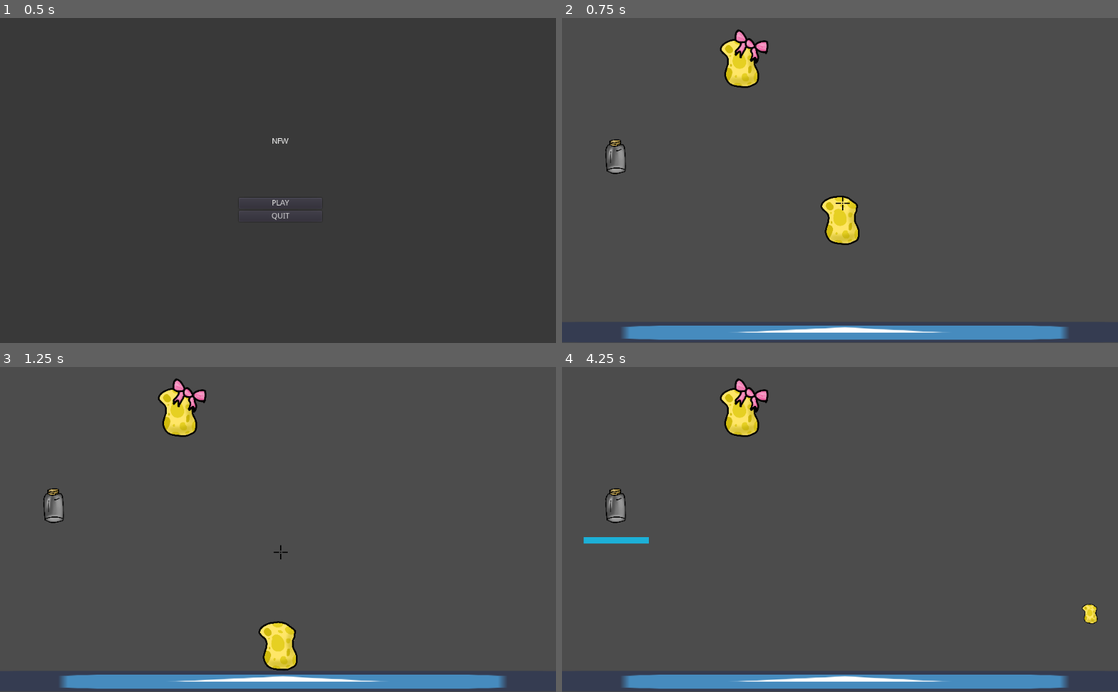
Above: before the commit, frames 1-4 (two rows, left to right).
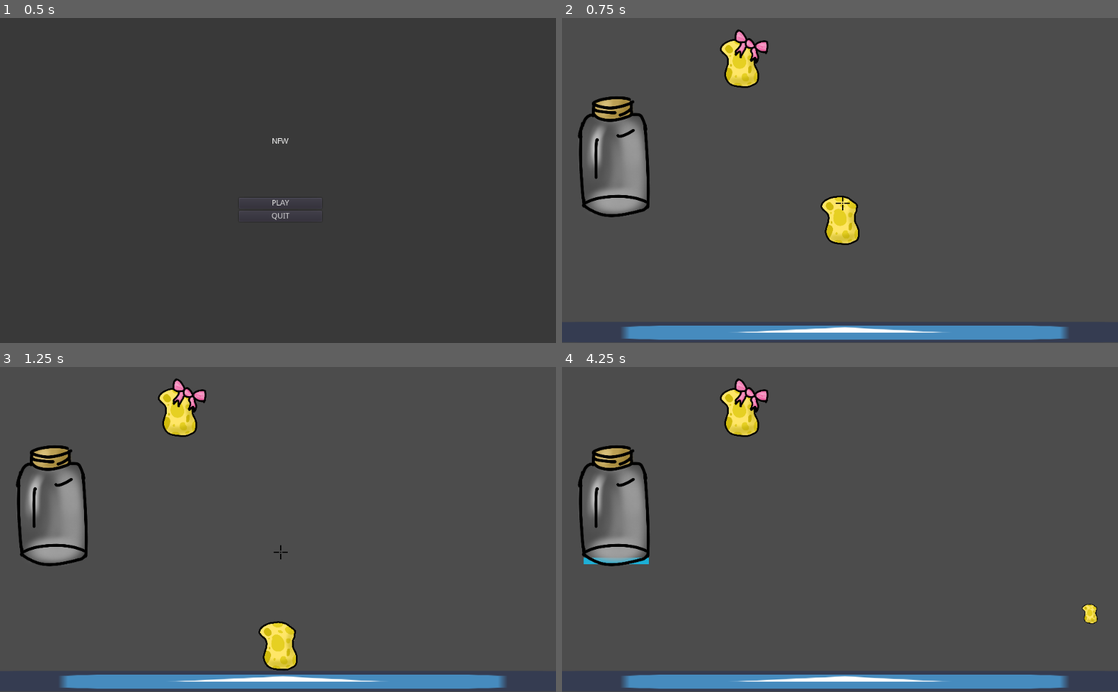
Above: after the commit, the same moments.

Repository: Wowe-Peanut/REPL-Game-Jam
Game: Godot game, scene res://Scenes/Main.tscn
The game is run twice, just before and just after one commit, with the same random seed, the same clock (stepped at 60 frames per second) and the same inputs. The engine's default icon, where the game draws it, is replaced by a stand-in: a white triangle on a blue panel in a dark square.
Inputs (mouse positions are in pixels of both pictures, inside the frame that each line leads up to):
- Up to frame 1 (0.5 s): no input
- Up to frame 2 (0.75 s): click "PLAY" at 0.5 s
- Up to frame 3 (1.25 s): no input
- Up to frame 4 (4.25 s): tap Enter at 1.25 s; move the mouse to (962, 513) at 1.27 s; press the mouse at (962, 513) at 1.28 s; hold D (right) 1.28-2.78 s; tap W (jump) at 1.52, 2.27, 3.77 s; move the mouse to (728, 545) at 2.02 s; release the mouse at (728, 545) at 2.03 s; click (728, 545) at 2.1 s; move the mouse to (895, 458) at 2.77 s; press the mouse at (895, 458) at 2.78 s; hold A (left) 2.78-3.53 s; move the mouse to (812, 594) at 3.52 s; release the mouse at (812, 594) at 3.53 s; hold D (right) from 3.53 s (still down); click (812, 594) at 3.6 s

Frame 1 is identical in both runs. In frame 2, 3.1% of the frame differs, in the area x 2-16%, y 24-62%; in frame 3, 3.1%; in frame 4, 3.2%.

Commit message:
Container cannot take excess water

Diff:
--- a/Objects/CharacterStuff/WaterParticle.gd
+++ b/Objects/CharacterStuff/WaterParticle.gd
@@ -1,3 +1,3 @@
 extends RigidBody2D
 
-var amount = 0
+var amount:float = 0
--- a/Objects/Obstacles/Container.gd
+++ b/Objects/Obstacles/Container.gd
@@ -12,8 +12,11 @@
 
 func _on_WaterContainer_body_entered(body):
 	if "WaterParticle" in body.name:
-		body.queue_free()
-		water += body.amount
+		if water < max_water:
+			body.queue_free()
+			water += body.amount
+
+
 		update_water_level()
 	elif "Player" in body.name:
 		$DrainTimer.start()
--- a/Objects/Obstacles/Container.tscn
+++ b/Objects/Obstacles/Container.tscn
@@ -4,10 +4,10 @@
 [ext_resource path="res://Objects/Obstacles/Container.gd" type="Script" id=2]
 
 [sub_resource type="RectangleShape2D" id=1]
-extents = Vector2( 70, 90 )
+extents = Vector2( 70, 120 )
 
 [sub_resource type="RectangleShape2D" id=2]
-extents = Vector2( 50, 10 )
+extents = Vector2( 40, 20 )
 
 [node name="WaterContainer" type="Area2D"]
 collision_layer = 2
@@ -15,14 +15,14 @@
 script = ExtResource( 2 )
 
 [node name="Hitbox" type="CollisionShape2D" parent="."]
-position = Vector2( 0, -10 )
+position = Vector2( -4, -10 )
 shape = SubResource( 1 )
 
 [node name="WaterLevel" type="ColorRect" parent="."]
 margin_left = 60.0
-margin_top = 70.0
+margin_top = 108.0
 margin_right = 180.0
-margin_bottom = 100.0
+margin_bottom = 138.0
 rect_rotation = 180.0
 color = Color( 0.113725, 0.694118, 0.847059, 1 )
 __meta__ = {
@@ -30,13 +30,13 @@
 }
 
 [node name="Jar" type="Sprite" parent="."]
-scale = Vector2( 0.1, 0.1 )
+scale = Vector2( 0.35, 0.35 )
 texture = ExtResource( 1 )
 
 [node name="LidPlatform" type="StaticBody2D" parent="."]
+position = Vector2( -6.80949, -89.4258 )
 
 [node name="CollisionShape2D" type="CollisionShape2D" parent="LidPlatform"]
-position = Vector2( 0, -80 )
 shape = SubResource( 2 )
 
 [node name="DrainTimer" type="Timer" parent="."]
Not shown, added: Assets/nfw_wall.png.import
